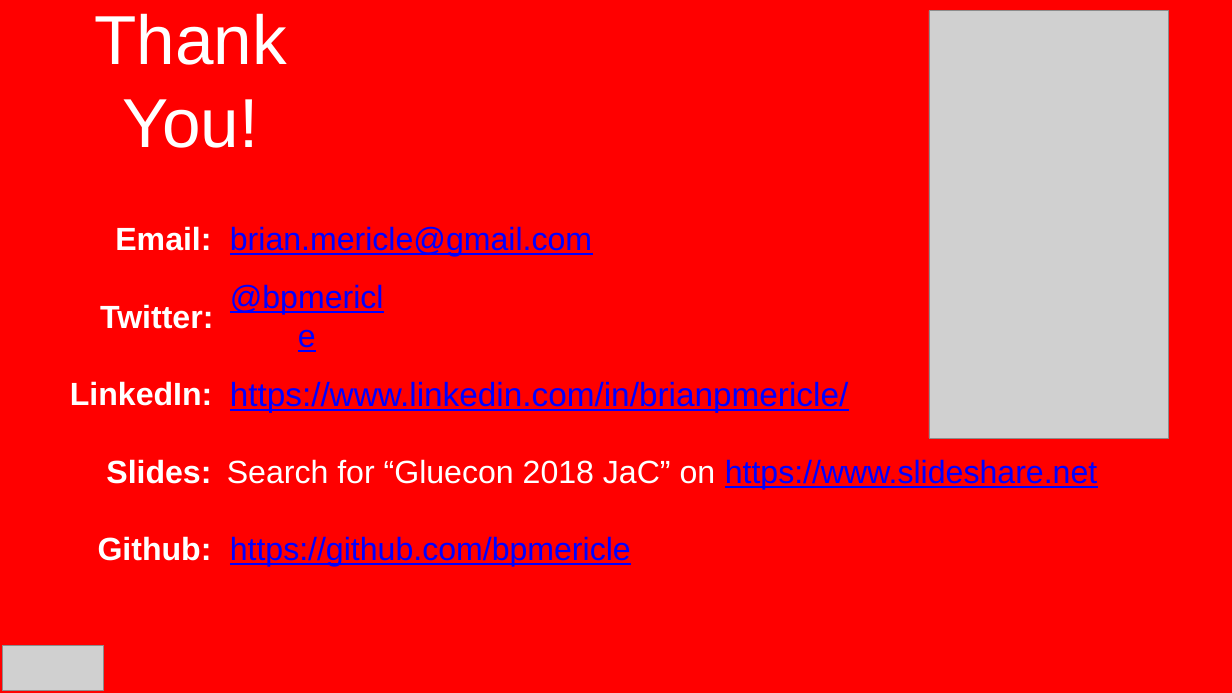
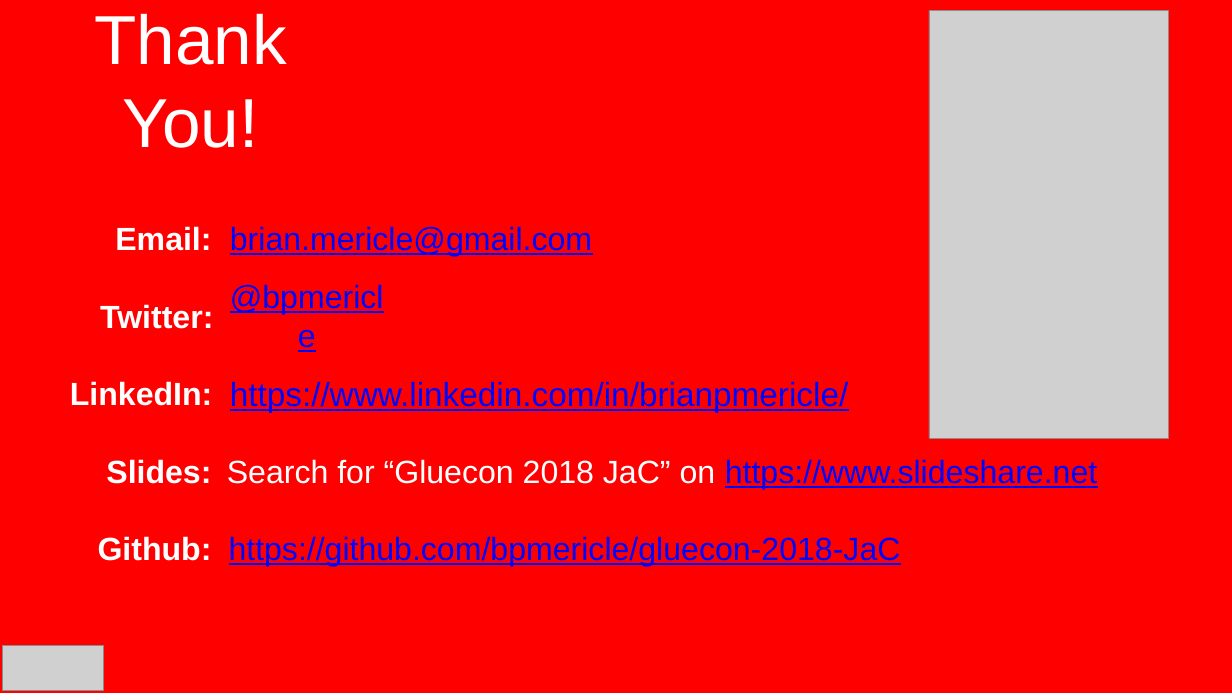
Before and after one commit to bpmericle/gluecon-2018-JaC, a slide deck: slide 15 of YouDontKnowJaC-Gluecon2018.pptx. Drawn at 1232x693 pixels with LibreOffice and Linux fonts; fonts in the diff are those of the drawing; grey boxes stand for pictures; background and template pictures are left out. Boxes give left, top, right and bottom in pixels: in the first picture for what was removed or moved away, otherwise in the second. Text is boxed around its words. In the diff, an @@ line names an element or a change of style, - is before the commit and + after.

Commit message:
updated presentation

```diff
--- a/YouDontKnowJaC-Gluecon2018.pptx
+++ b/YouDontKnowJaC-Gluecon2018.pptx
@@ text at bbox=[229, 536, 901, 566]: text changed @@
-https://github.com/bpmericle
+https://github.com/bpmericle/gluecon-2018-JaC
```
Also in this commit, not shown: 1 other file.
